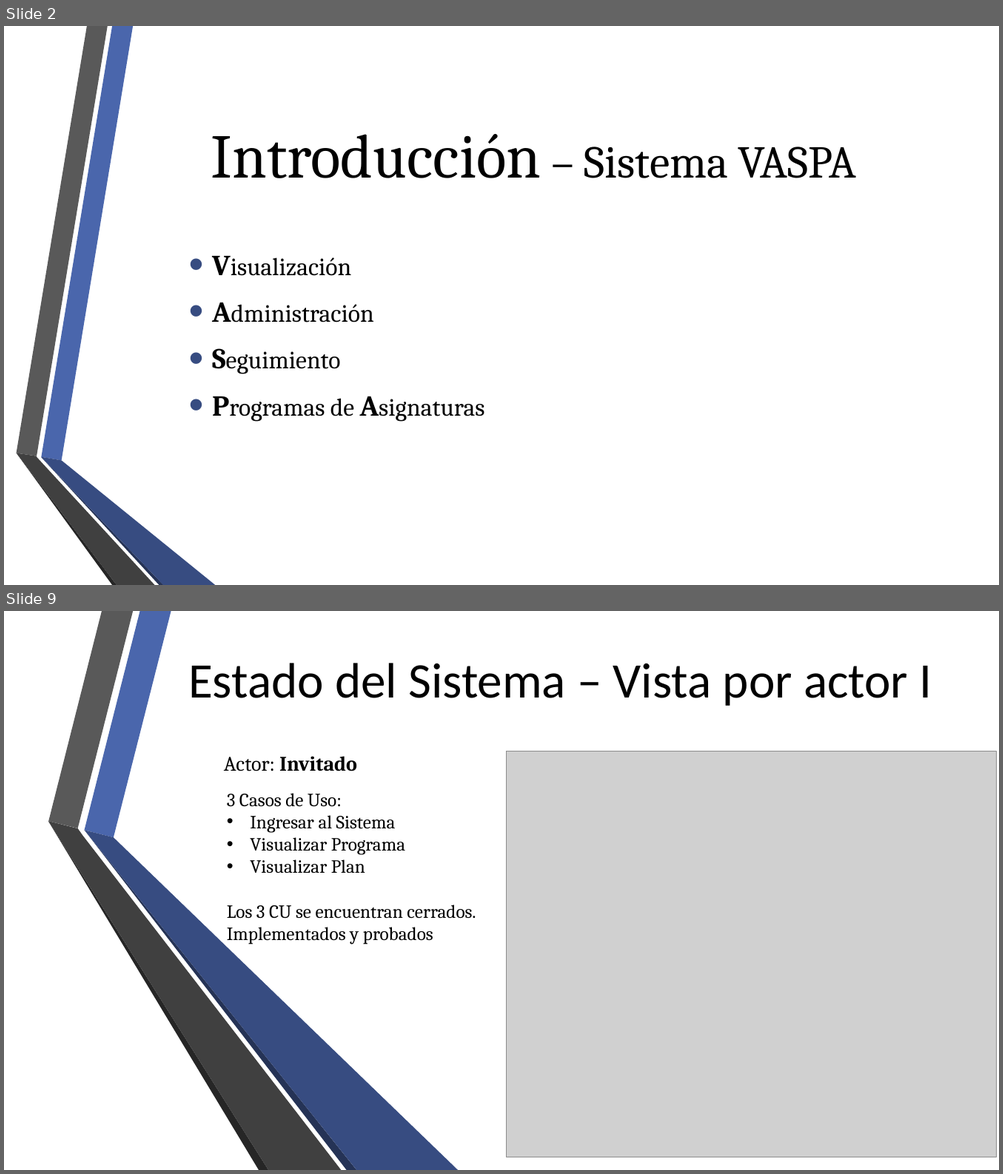
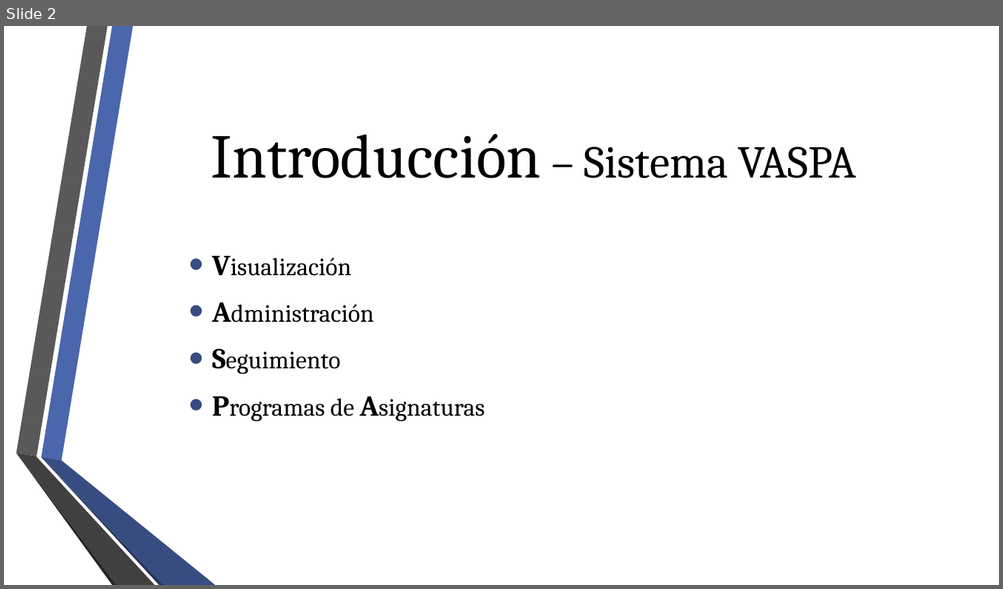
Before and after one commit to fge23/Sistema-VASPA, a slide deck: Presentaciones/Presentación VASPA septiembre 2020/Presentación VASPA - Septiembre 2020.pptx. Shown one above the other, each under a label of ours: slides 2 and 9 before the commit, slide 2 after it; the slides between them are not shown. The pictures are 1003x1174 and 1003x589 pixels, drawn with LibreOffice and Linux fonts; fonts in the diff are those of the drawing; grey boxes stand for pictures; background and template pictures are left out. Boxes give left, top, right and bottom in pixels: in the first picture for what was removed or moved away, otherwise in the second. Text is boxed around its words. In the diff, an @@ line names an element or a change of style, - is before the commit and + after.

```diff
--- a/Presentaciones/Presentación VASPA septiembre 2020/Presentación VASPA - Septiembre 2020.pptx
+++ b/Presentaciones/Presentación VASPA septiembre 2020/Presentación VASPA - Septiembre 2020.pptx
@@ slide 9 removed at (x1=4, y1=611, x2=999, y2=1170), background picture (left out) @@
@@ text removed at (x1=188, y1=663, x2=932, y2=706) @@
-Estado del Sistema – Vista por actor I
@@ text removed at (x1=224, y1=756, x2=357, y2=772) @@
-Actor: Invitado
@@ picture removed at (x1=506, y1=752, x2=996, y2=1158) @@
@@ text removed at (x1=227, y1=793, x2=475, y2=945) @@
-3 Casos de Uso:
-• Ingresar al Sistema
-• Visualizar Programa
-• Visualizar Plan
-Los 3 CU se encuentran cerrados. Implementados y probados
@@ group removed at (x1=48, y1=611, x2=458, y2=1170): 6 freeform shapes @@
```
Also in this commit, not shown: 1 slide changed, 15 slides added, 10 other slides removed, 1 other file.
